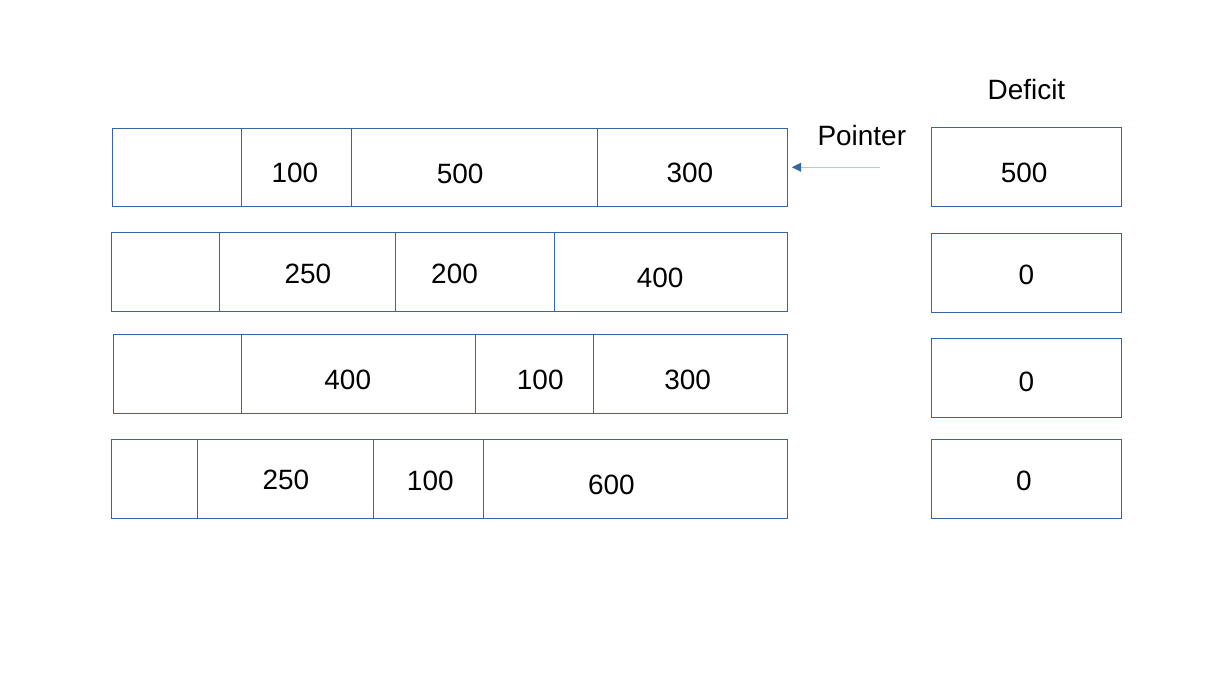
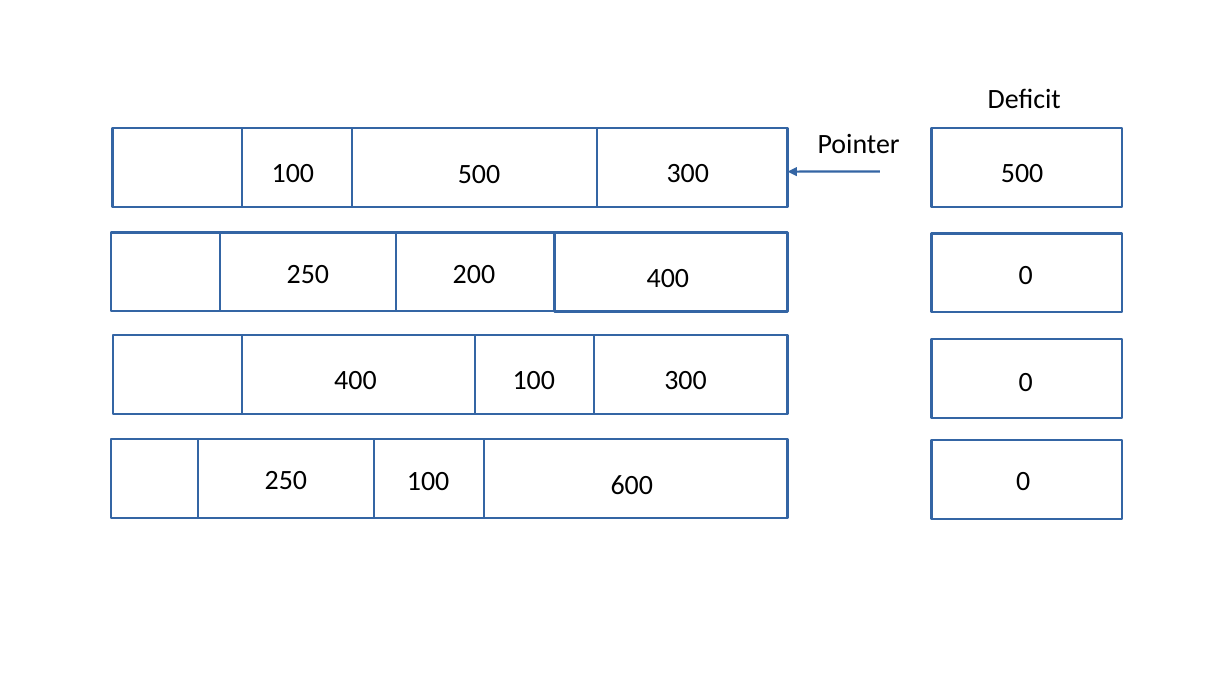
Before and after one commit to SystemsApproach/7E, a slide deck: slide 3 of capacity/figures/capacity.odp. Drawn at 1232x693 pixels with LibreOffice and Linux fonts; fonts in the diff are those of the drawing. Boxes give left, top, right and bottom in pixels: in the first picture for what was removed or moved away, otherwise in the second. Text is boxed around its words. In the diff, an @@ line names an element or a change of style, - is before the commit and + after.

```diff
--- a/capacity/figures/capacity.odp
+++ b/capacity/figures/capacity.odp
@@ font Arial to Calibri in 10 elements at box(272, 164, 314, 182), box(1001, 164, 1043, 182), box(667, 164, 709, 183), box(407, 472, 449, 490), box(1019, 266, 1033, 285), box(1019, 373, 1033, 392), box(1016, 472, 1030, 490), box(513, 371, 555, 390), box(818, 134, 900, 154), box(988, 88, 1061, 108) @@
@@ text "Deficit": place and size @@
-text "Deficit" at box(988, 78, 1066, 100)
+text "Deficit" at box(988, 88, 1061, 108)
@@ text "Pointer": place and size @@
-text "Pointer" at box(818, 124, 906, 146)
+text "Pointer" at box(818, 134, 900, 154)
@@ font Arial to Calibri; alignment left to centre in 4 elements at box(611, 475, 653, 495), box(647, 269, 689, 287), box(334, 371, 376, 390), box(458, 165, 500, 183) @@
@@ text "500": place and size @@
-text "500" at box(437, 163, 484, 184)
+text "500" at box(458, 165, 500, 183)
@@ arrow moved from (880, 168) - (793, 168) to (880, 172) - (788, 172) @@
@@ arrow (880, 172) - (788, 172): stroke #3465A4 0 pt to #3465A4 1.45 pt @@
@@ text "300" at box(664, 371, 706, 390): font Arial to Calibri; vertical alignment top to middle @@
@@ font Arial to Calibri; outline #3465A4 0 pt to #3465A4 1.45 pt in 3 elements at box(111, 233, 783, 312), box(220, 233, 396, 312), box(198, 439, 373, 519) @@
@@ outline #3465A4 0 pt to #3465A4 1.45 pt in 13 elements at box(113, 129, 785, 208), box(113, 335, 785, 415), box(111, 439, 783, 519), box(597, 129, 787, 208), box(243, 129, 352, 208), box(555, 233, 788, 312), box(594, 335, 787, 415), box(243, 335, 476, 415), box(484, 439, 788, 519), box(932, 127, 1122, 207), box(932, 234, 1122, 313), box(932, 339, 1122, 418), box(932, 440, 1122, 520) @@
```
Also in this commit, not shown: 1 other slide changed, 2 other files.
